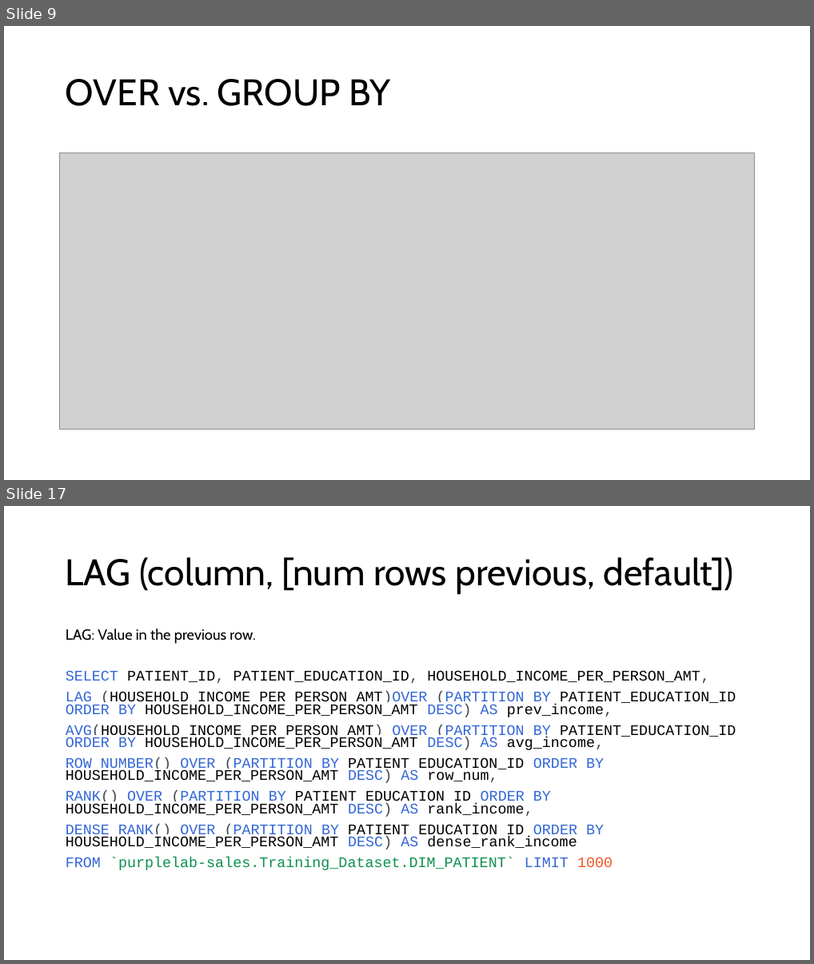
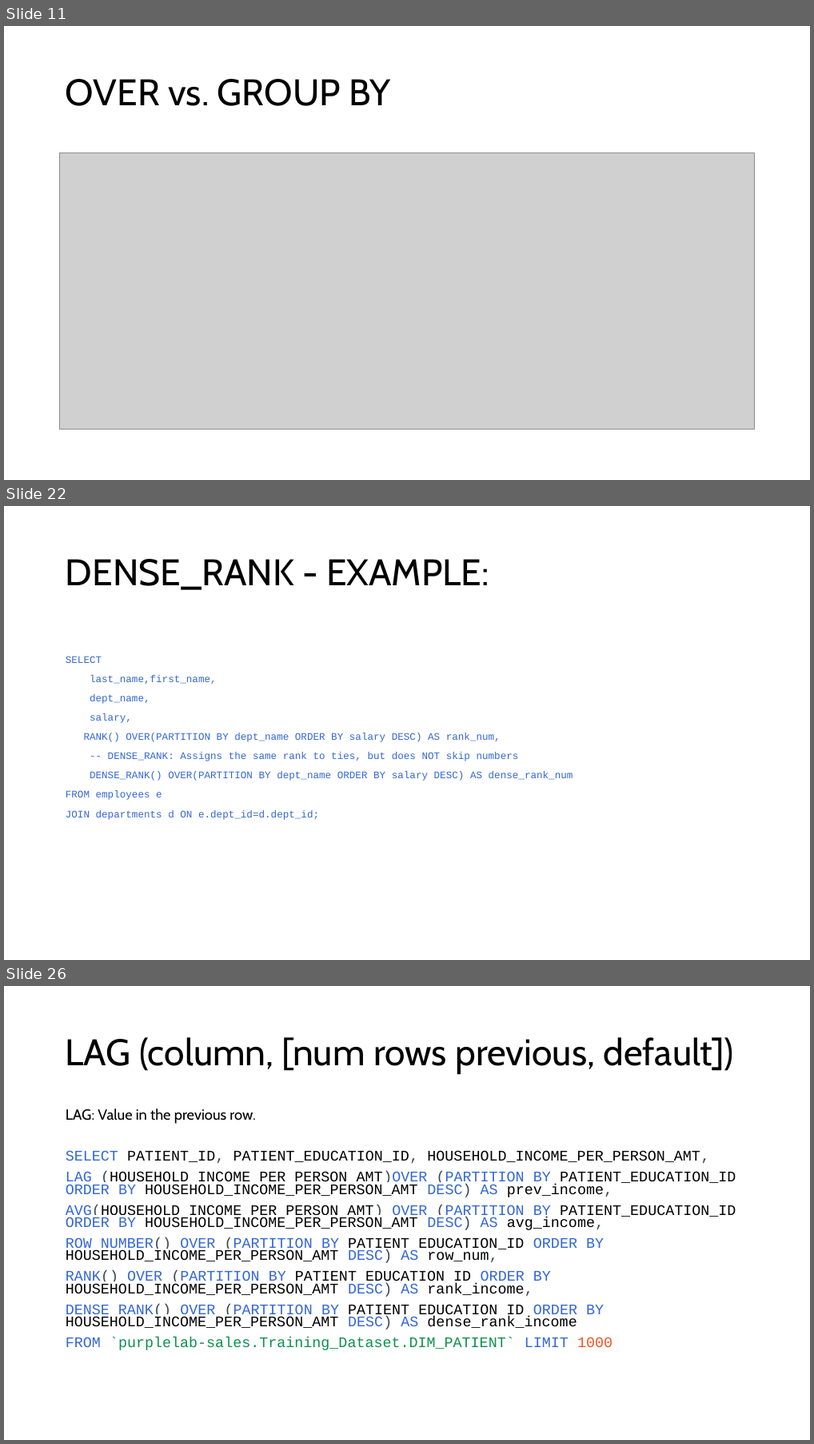
Before and after one commit to appjedi/youtube, a slide deck: SQL/Intro To SQL Day 10 Windows Functions.pptx. Shown one above the other, each under a label of ours: slides 9 and 17 before the commit, slides 11, 22 and 26 after it; the slides between them are not shown. The pictures are 814x964 and 814x1444 pixels, drawn with LibreOffice and Linux fonts; fonts in the diff are those of the drawing; grey boxes stand for pictures. Boxes give left, top, right and bottom in pixels: in the first picture for what was removed or moved away, otherwise in the second. Text is boxed around its words. In the diff, an @@ line names an element or a change of style, - is before the commit and + after.

```diff
--- a/SQL/Intro To SQL Day 10 Windows Functions.pptx
+++ b/SQL/Intro To SQL Day 10 Windows Functions.pptx
@@ slide 22 added at (x1=4, y1=506, x2=810, y2=960), background #FFFFFF @@
@@ title added at (x1=66, y1=559, x2=490, y2=590), 44 pt, text #000000 @@
+DENSE_RANK - EXAMPLE:
@@ text added at (x1=66, y1=656, x2=574, y2=820), 12 pt, text #3367D6 @@
+SELECT
+last_name,first_name,
+dept_name,
+salary,
+RANK() OVER(PARTITION BY dept_name ORDER BY salary DESC) AS rank_num,
+-- DENSE_RANK: Assigns the same rank to ties, but does NOT skip numbers
+DENSE_RANK() OVER(PARTITION BY dept_name ORDER BY salary DESC) AS dense_rank_num
+FROM employees e
+JOIN departments d ON e.dept_id=d.dept_id;
@@ what was slide 9 is now slide 11 @@
@@ what was slide 17 is now slide 26 @@
```
Also in this commit, not shown: 10 slides changed, 11 other slides added, 1 slide removed, 1 other file.
